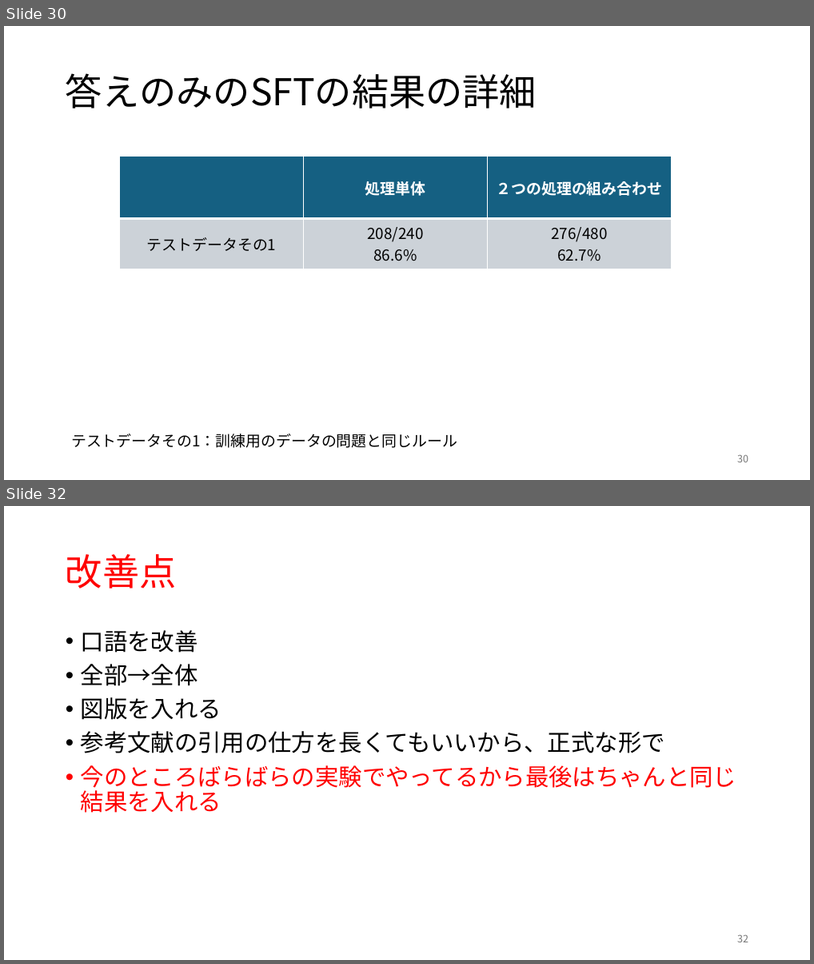
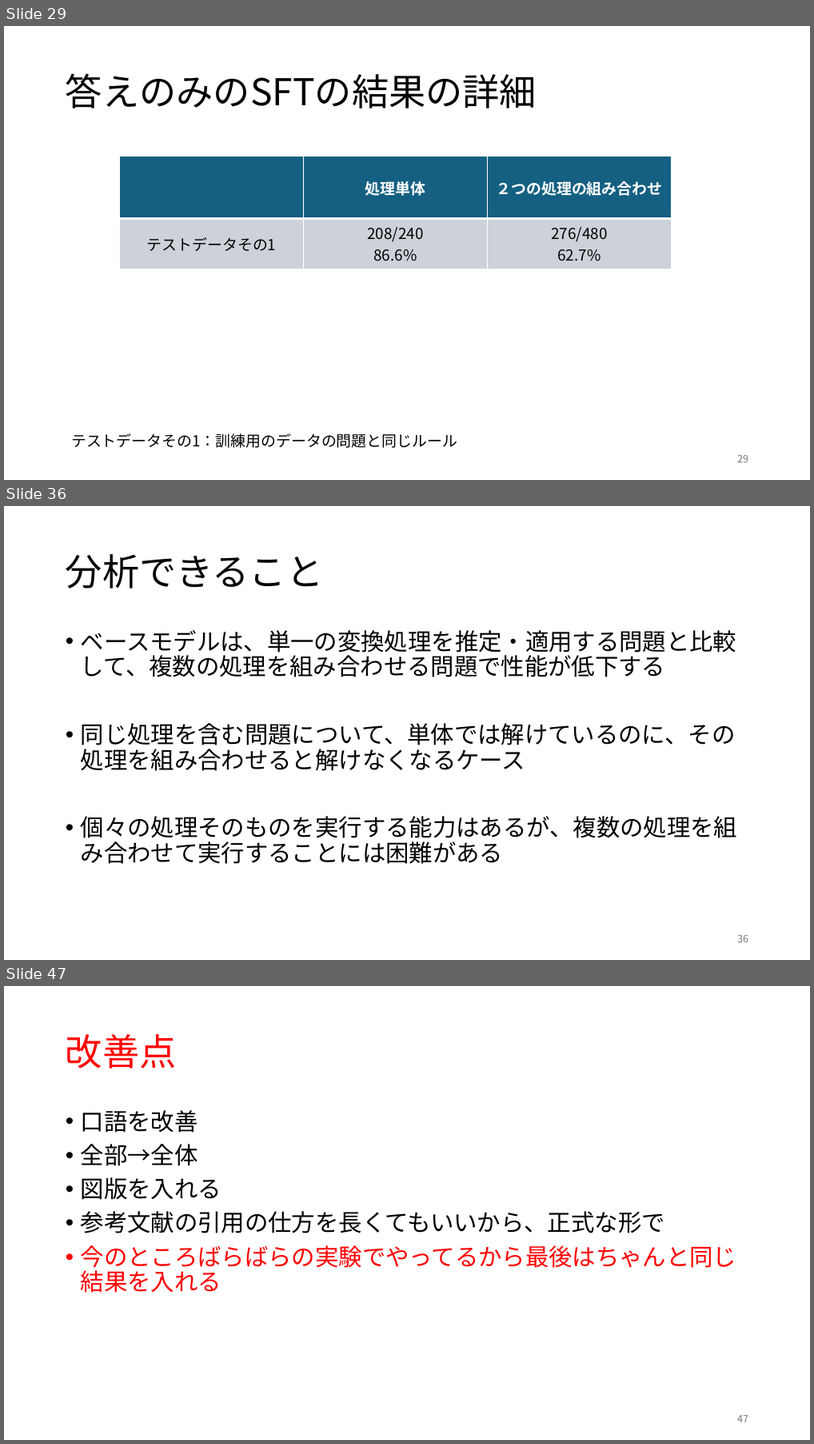
Before and after one commit to rollotea/array-task, a slide deck: 生成AIの追加学習による問題.pptx. Shown one above the other, each under a label of ours: slides 30 and 32 before the commit, slides 29, 36 and 47 after it; the slides between them are not shown. The pictures are 814x964 and 814x1444 pixels, drawn with LibreOffice and Linux fonts; fonts in the diff are those of the drawing. Boxes give left, top, right and bottom in pixels: in the first picture for what was removed or moved away, otherwise in the second. Text is boxed around its words. In the diff, an @@ line names an element or a change of style, - is before the commit and + after.

```diff
--- a/生成AIの追加学習による問題.pptx
+++ b/生成AIの追加学習による問題.pptx
@@ slide 36 added at [4, 506, 810, 960], background #FFFFFF @@
@@ title added at [66, 554, 323, 588], 44 pt, text #000000 @@
+分析できること
@@ text added at [81, 630, 738, 864], 28 pt, text #000000 @@
+• ベースモデルは、単一の変換処理を推定・適用する問題と比較して、複数の処理を組み合わせる問題で性能が低下する
+• 同じ処理を含む問題について、単体では解けているのに、その処理を組み合わせると解けなくなるケース
+• 個々の処理そのものを実行する能力はあるが、複数の処理を組み合わせて実行することには困難がある
@@ page number added at [738, 934, 749, 942], 12 pt, text #797979 @@
+36
@@ what was slide 30 is now slide 29 @@
@@ page number at [738, 454, 749, 462]: text changed @@
-30
+29
@@ what was slide 32 is now slide 47 @@
@@ page number at [738, 1415, 749, 1422]: text changed @@
-32
+47
```
Also in this commit, not shown: 5 slides changed, 14 other slides added, 13 other files.
